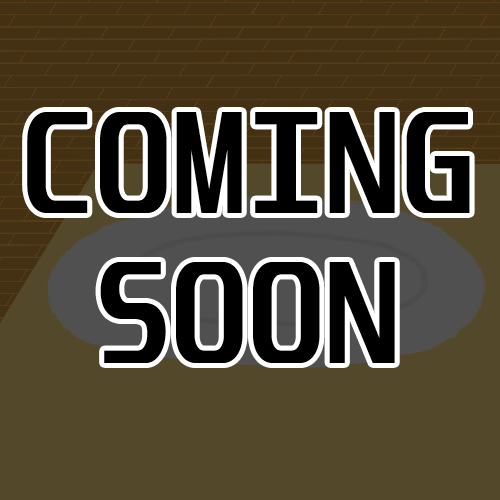
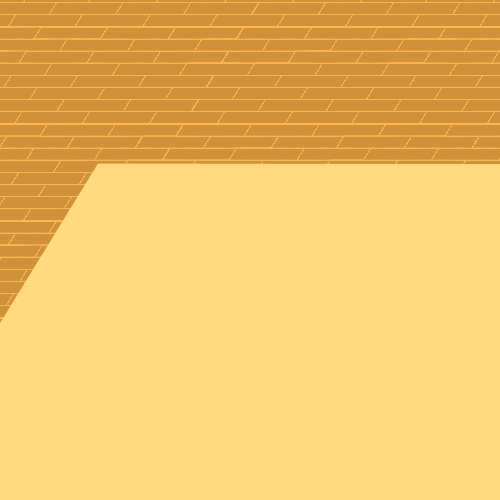
Layers edited between the first and the second 500 x 500 image:
hid "COMING SOON" over [27, 112, 470, 363]
hid "Layer 11" over [0, 0, 500, 500]
hid "Layer 4" over [46, 195, 487, 369]
painted on "Layer 1" over [0, 0, 500, 324]
removed layer "Layer 3" over [0, 0, 500, 343]
